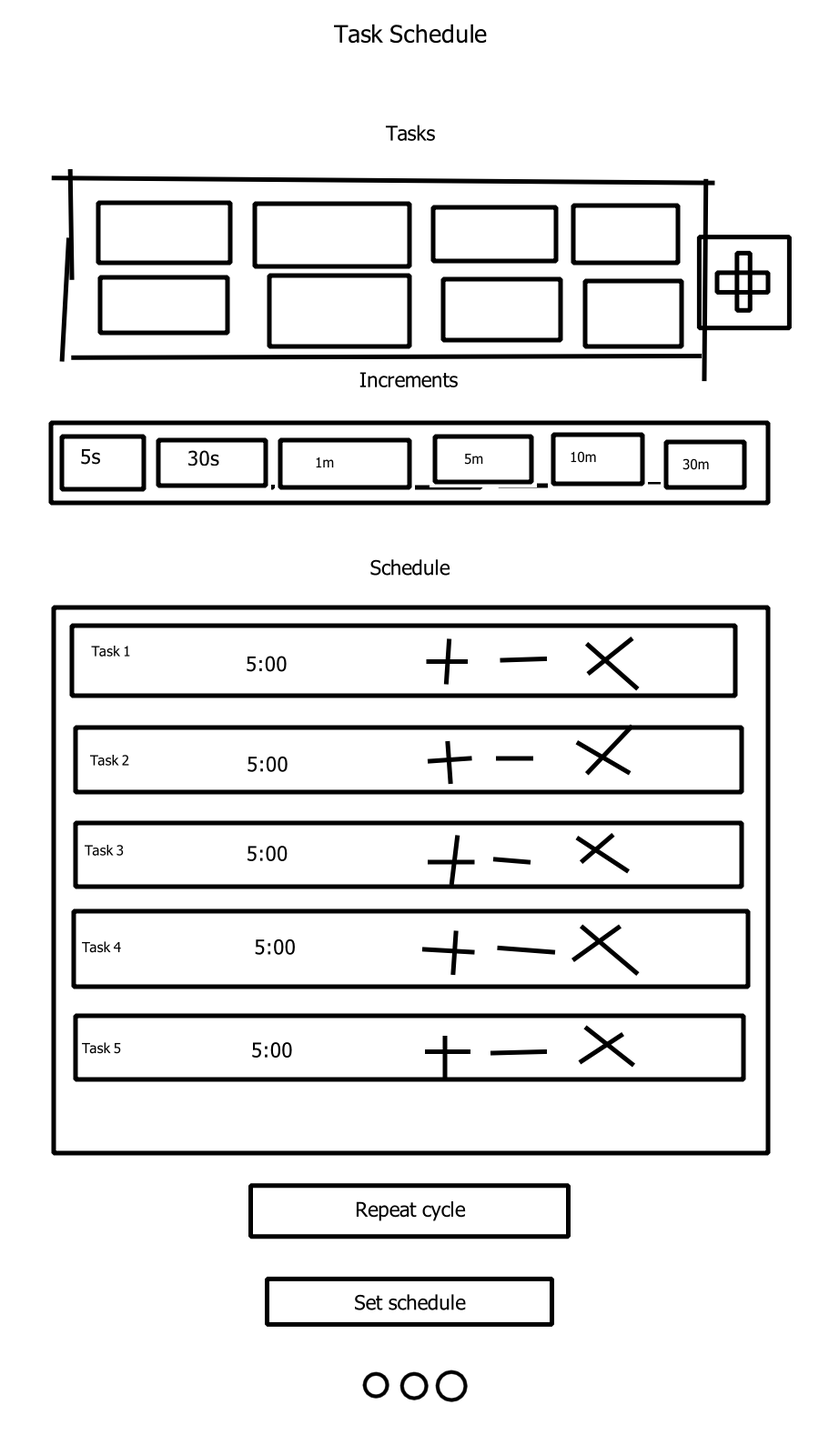
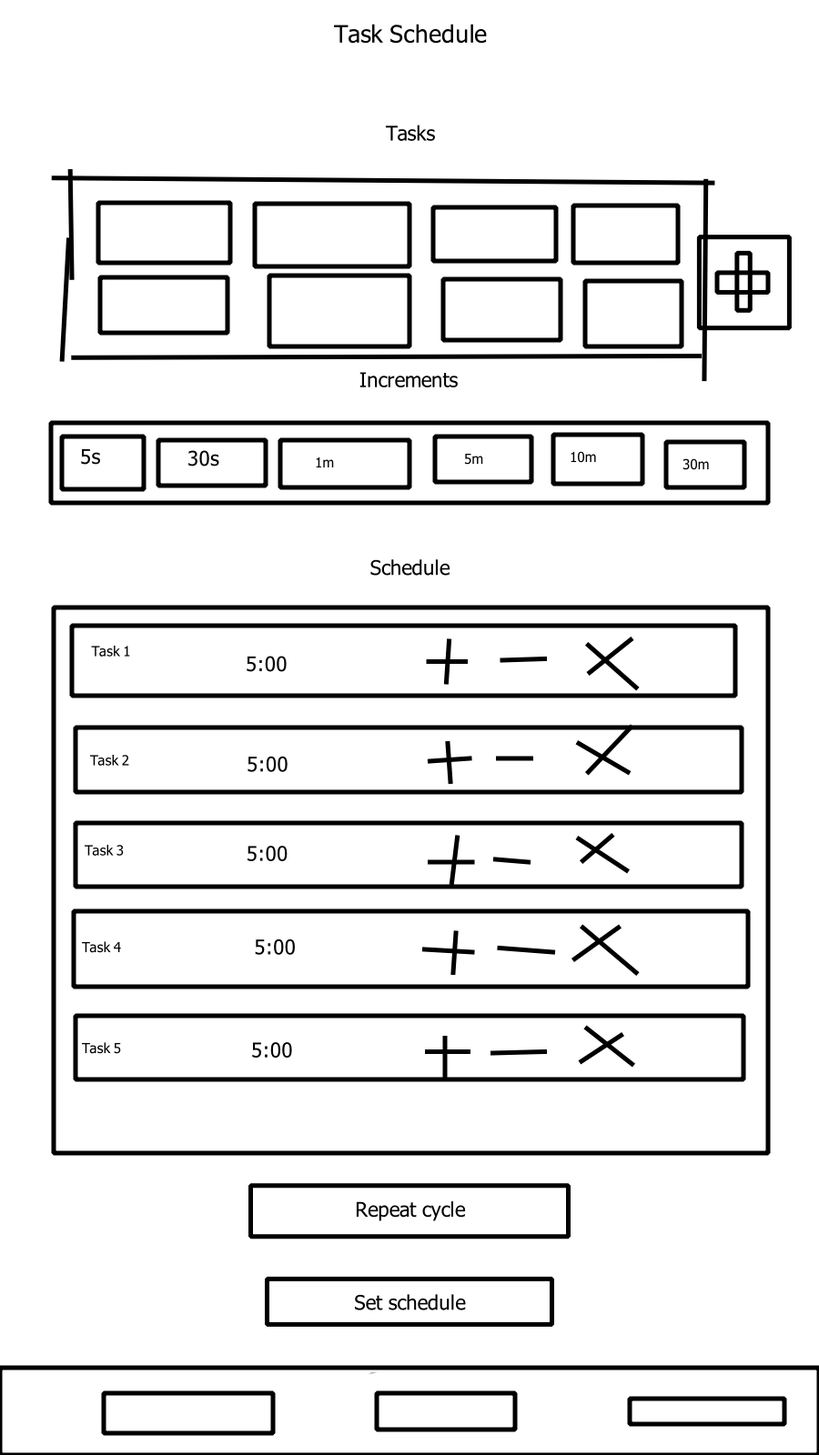
Comparing the layer stacks of the two 819 × 1455 images. Changes:
painted on "Paint Layer 2(pasted)" over [214,1365,564,1455]
painted on "Paint Layer 1" over [0,465,524,1455]
